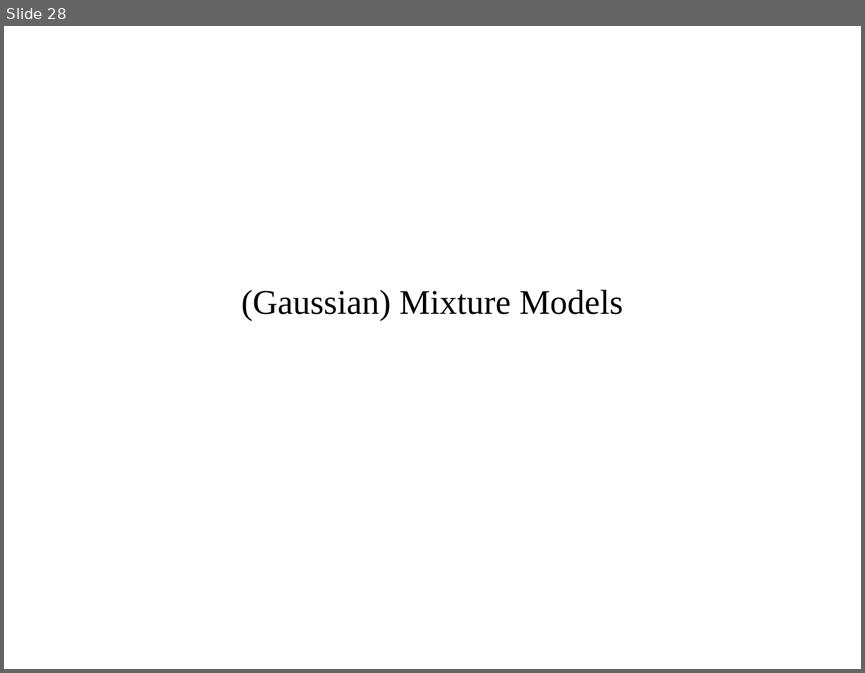
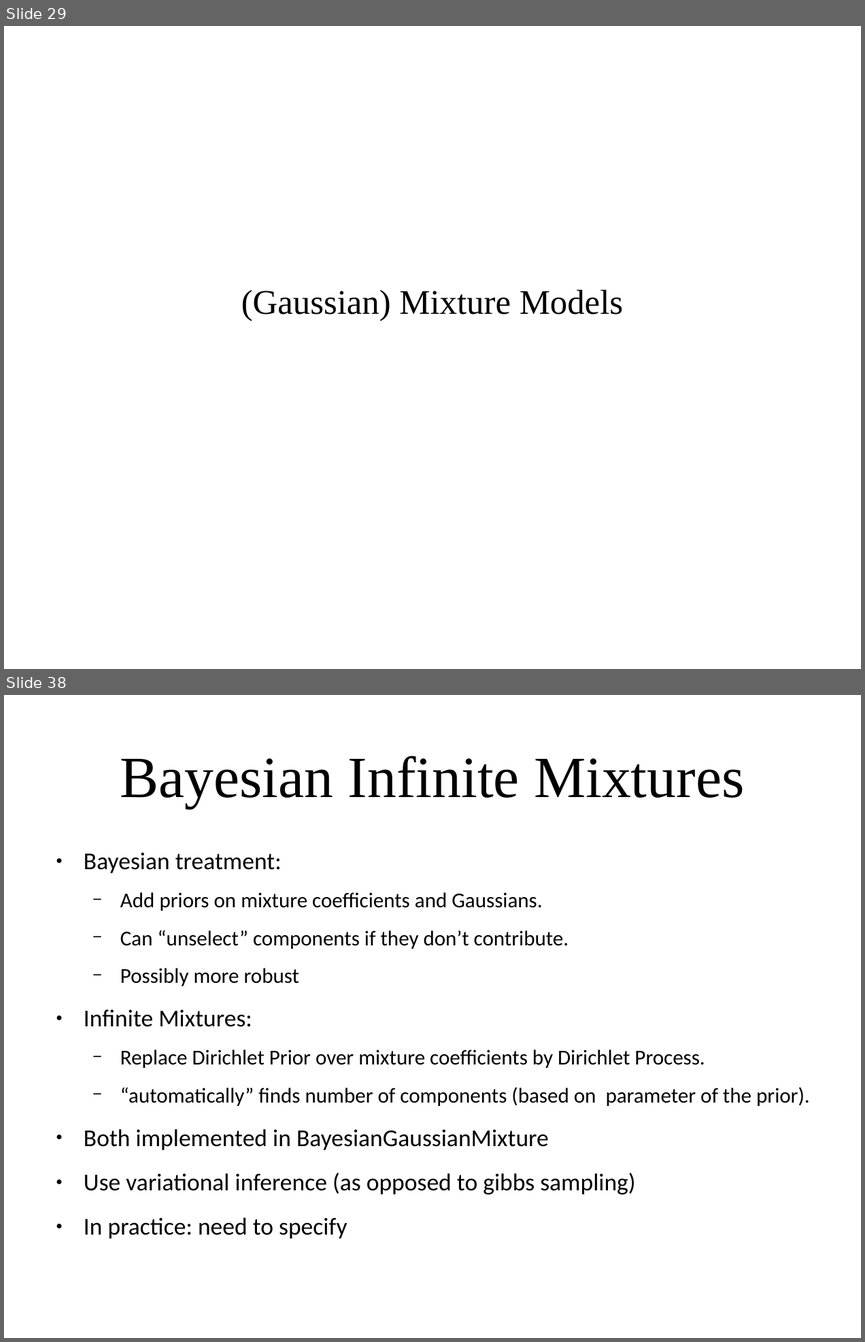
Before and after one commit to amueller/applied_ml_spring_2017, a slide deck: slides/aml-16-032217.odp. Shown one above the other, each under a label of ours: slide 28 before the commit, slides 29 and 38 after it; the slides between them are not shown. The pictures are 865x673 and 865x1342 pixels, drawn with LibreOffice and Linux fonts; fonts in the diff are those of the drawing. Boxes give left, top, right and bottom in pixels: in the first picture for what was removed or moved away, otherwise in the second. Text is boxed around its words. In the diff, an @@ line names an element or a change of style, - is before the commit and + after.

Commit message:
working on mixture models and clustering

```diff
--- a/slides/aml-16-032217.odp
+++ b/slides/aml-16-032217.odp
@@ slide 38 added at (4, 695, 861, 1338), background #FFFFFF @@
@@ title added at (120, 756, 744, 808), 54 pt, text #000000 @@
+Bayesian Infinite Mixtures
@@ text added at (84, 852, 810, 1194), 19.6 pt, text #000000 @@
+● Bayesian treatment:
+  − Add priors on mixture coefficients and Gaussians.
+  − Can “unselect” components if they don’t contribute.
+  − Possibly more robust
+● Infinite Mixtures:
+  − Replace Dirichlet Prior over mixture coefficients by Dirichlet Process.
+  − “automatically” finds number of components (based on parameter of the prior).
+● Both implemented in BayesianGaussianMixture
+● Use variational inference (as opposed to gibbs sampling)
+● In practice: need to specify
@@ what was slide 28 is now slide 29 @@
```
Also in this commit, not shown: 11 slides changed, 14 other slides added, 8 slides removed, 1 other file.
